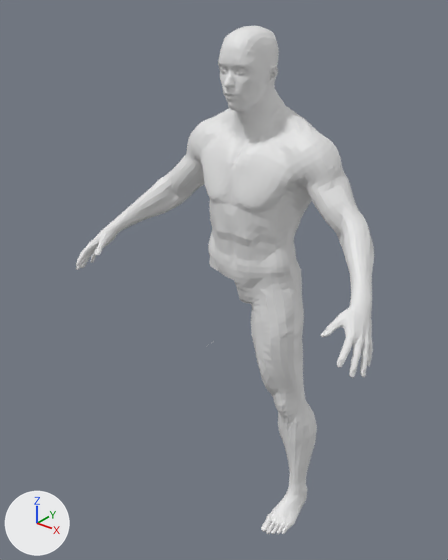
The Blender file model/model.blend, before and after one commit.
Both versions are drawn from a camera (50 mm lens) standing at (113.3, -164.0, 189.6) and looking at (-5.9, -14.9, 97.2). The lights are fixed; the arrows at lower left show +X, +Y and +Z. The same objects are shown in both versions, whatever each file hides.

Names of what the first picture shows: 'Model'.
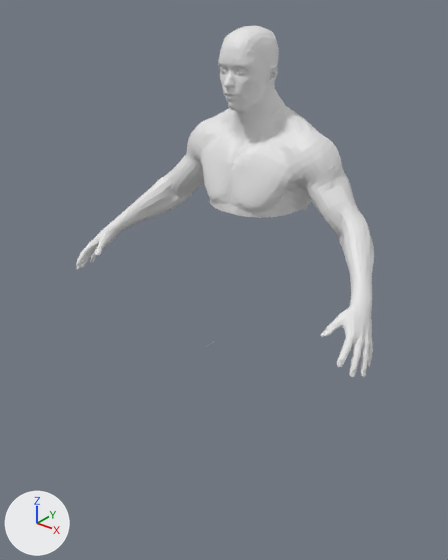
Where the change shows, as pixel boxes (x1, y1, x2, y2) in the pictures (448 x 560 px):
'Model', reshaped (31% shorter): before (76, 26, 374, 534); after (76, 26, 374, 378)
part 1 of me_model_001, cut back: before (208, 200, 317, 534); after (210, 200, 308, 218)

Edits to the bpy script that builds the scene:
```text
Change me_model_001:
    used by ob_model
    remove me_model_001.from_pydata(...)  # 12807 vertices, 25383 faces; spans x -56.0..58.0, y 0.0..178.0, z -11.0..40.0
    add me_model_001.from_pydata(...)  # 10557 vertices, 20866 faces; spans x -56.0..58.0, y 62.0..178.0, z -11.0..40.0
    me_model_001 part 1: 2341 vertices removed from x -18.0..26.0, y 0.0..123.0, z -10.0..19.0; 91 vertices added at x -17.0..16.0, y 124.0, z -10.0..17.0
```
